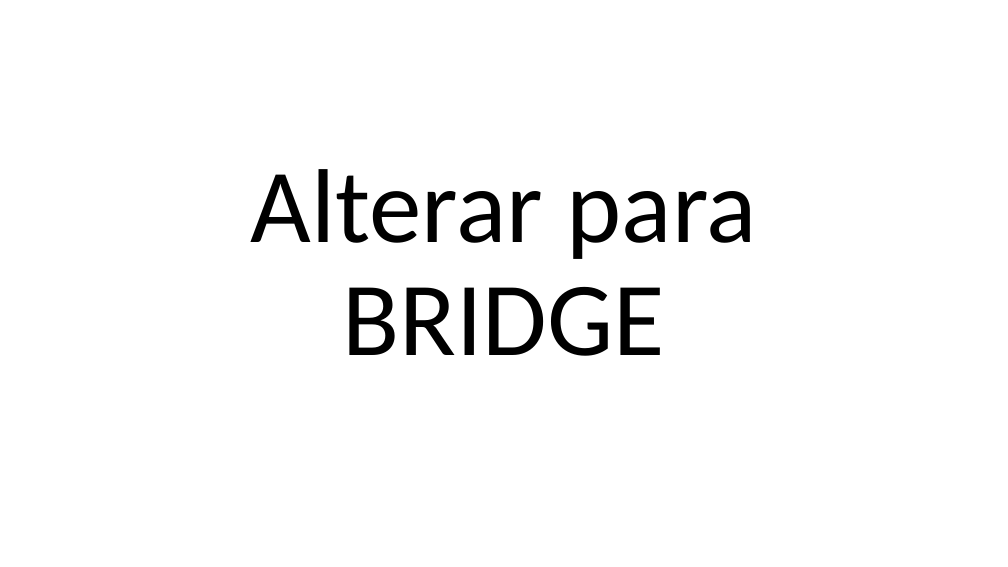
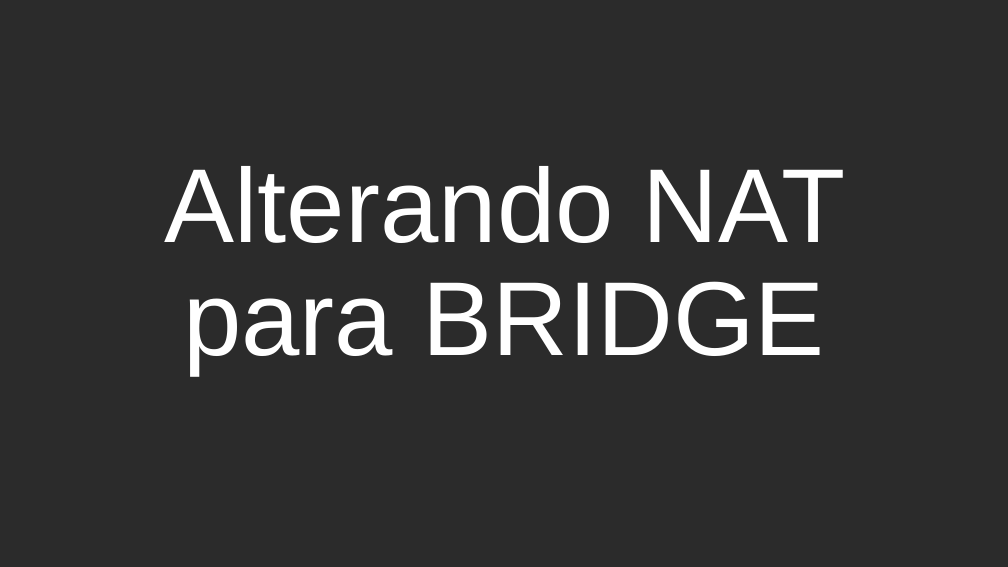
Before and after one commit to Nkyrit/EstagioSenai, a slide deck: slide 1 of 1-Alterar para BRIDGE.pptx. Drawn at 1008x567 pixels with LibreOffice and Linux fonts; fonts in the diff are those of the drawing; background and template pictures are left out; a plain dark background stands for a picture behind light text. Boxes give left, top, right and bottom in pixels: in the first picture for what was removed or moved away, otherwise in the second. Text is boxed around its words. In the diff, an @@ line names an element or a change of style, - is before the commit and + after.

```diff
--- a/1-Alterar para BRIDGE.pptx
+++ b/1-Alterar para BRIDGE.pptx
@@ background #FFFFFF to picture (left out) @@
@@ title at bbox=[165, 166, 845, 375]: text changed; font Calibri to Arial; text colour #000000 to #FFFFFF @@
-Alterar para BRIDGE
+Alterando NAT para BRIDGE
```
Also in this commit, not shown: 1 slide added, 1 slide removed.
